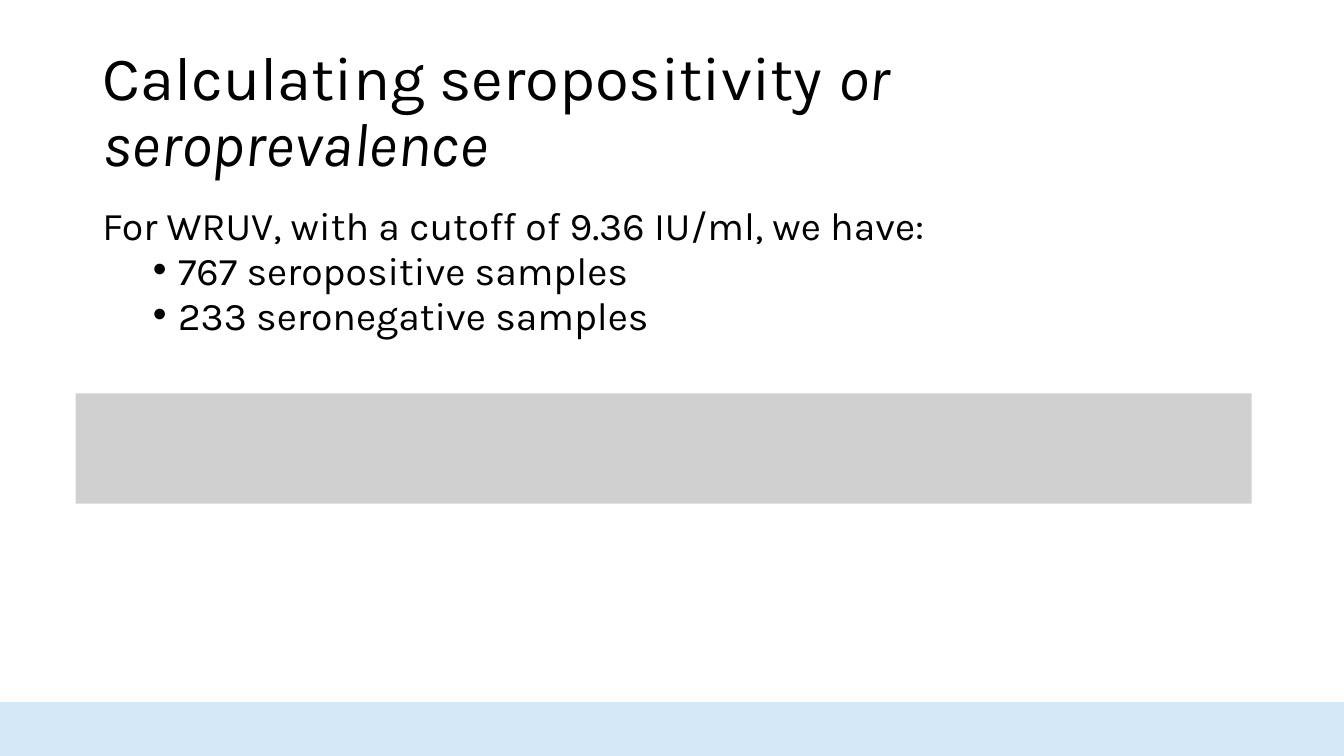
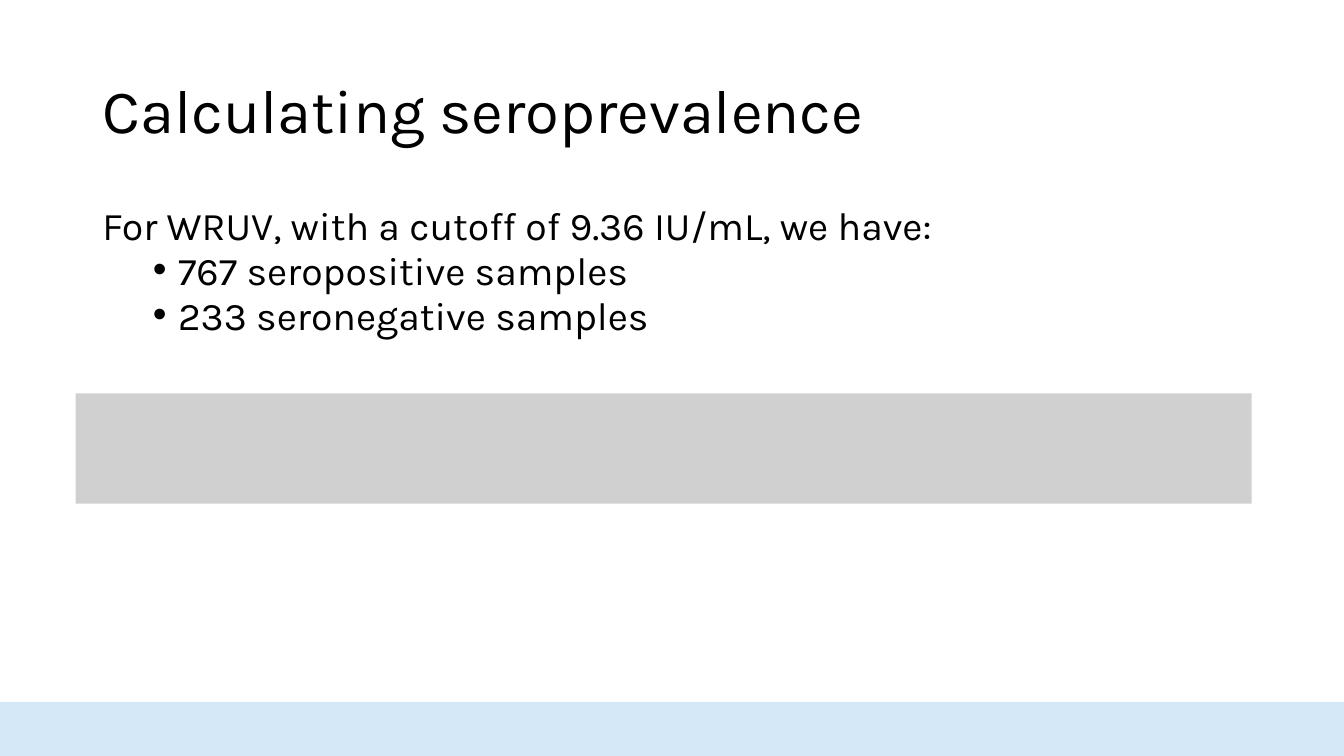
Before and after one commit to HopkinsIDD/seroanalytics_workshop, a slide deck: slide 15 of Part 4/Lecture 4.pptx. Drawn at 1344x756 pixels with LibreOffice and Linux fonts; fonts in the diff are those of the drawing; grey boxes stand for pictures; background and template pictures are left out. Boxes give left, top, right and bottom in pixels: in the first picture for what was removed or moved away, otherwise in the second. Text is boxed around its words. In the diff, an @@ line names an element or a change of style, - is before the commit and + after.

```diff
--- a/Part 4/Lecture 4.pptx
+++ b/Part 4/Lecture 4.pptx
@@ title at (102,90,863,148): text changed @@
-Calculating seropositivity or seroprevalence
+Calculating seroprevalence
@@ text at (102,211,932,244): text changed @@
-For WRUV, with a cutoff of 9.36 IU/ml, we have:
+For WRUV, with a cutoff of 9.36 IU/mL, we have:
```
Also in this commit, not shown: 9 other slides changed, 9 slides removed, 3 other files.
